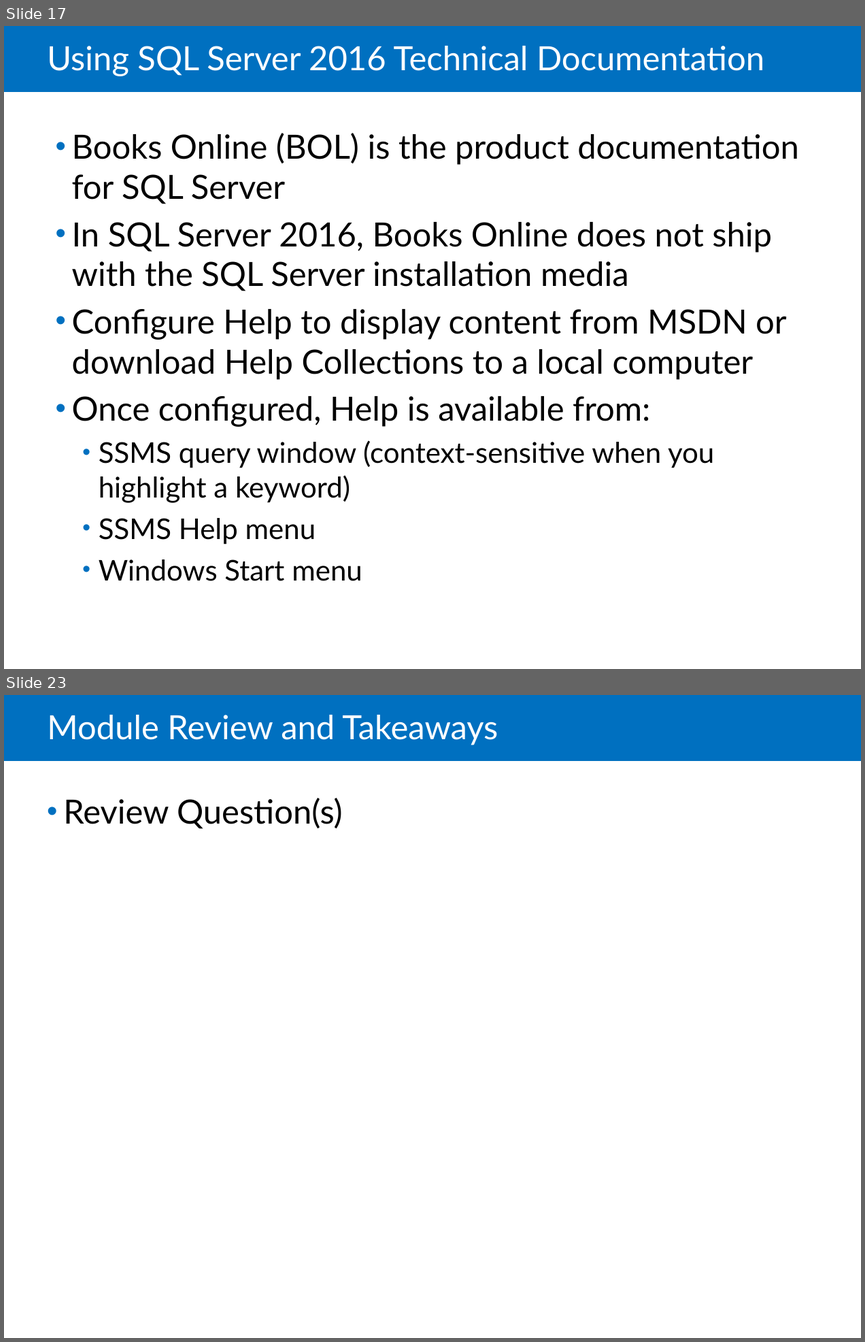
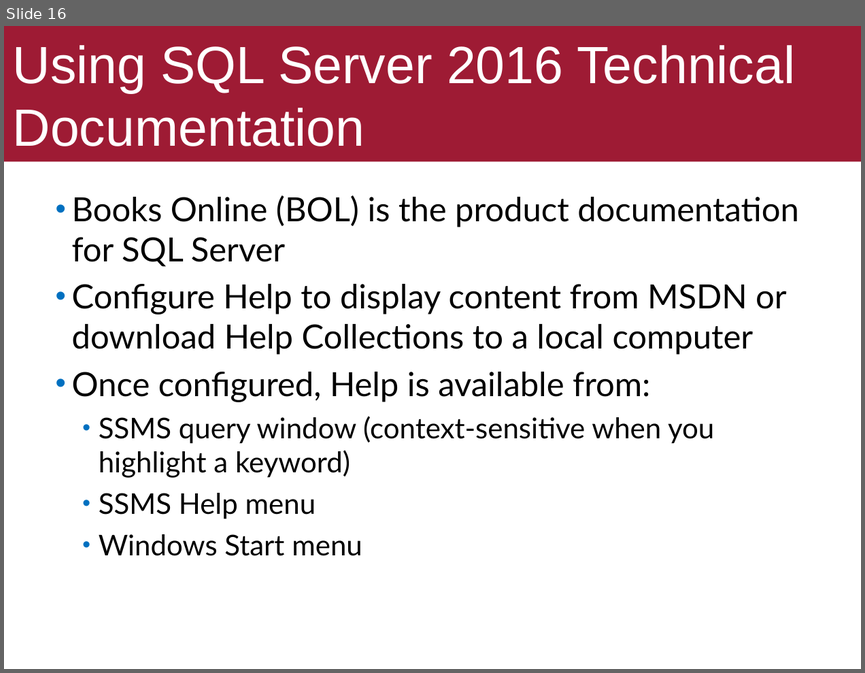
Before and after one commit to ekof-dss/teaching-samples-2021-22, a slide deck: presentations/05-03-ms-sql-server.ppt. Shown one above the other, each under a label of ours: slides 17 and 23 before the commit, slide 16 after it; the slides between them are not shown. The pictures are 865x1342 and 865x673 pixels, drawn with LibreOffice and Linux fonts; fonts in the diff are those of the drawing. Boxes give left, top, right and bottom in pixels: in the first picture for what was removed or moved away, otherwise in the second. Text is boxed around its words. In the diff, an @@ line names an element or a change of style, - is before the commit and + after.

```diff
--- a/presentations/05-03-ms-sql-server.ppt
+++ b/presentations/05-03-ms-sql-server.ppt
@@ slide 23 removed at [4, 695, 861, 1338], background #FFFFFF; not listed: 1 template element that a slide beside it also shows @@
@@ title removed at [47, 715, 498, 745] @@
-Module Review and Takeaways
@@ text removed at [63, 798, 343, 829] @@
-• Review Question(s)
@@ what was slide 17 is now slide 16 @@
@@ slide 16 changed as well @@
@@ title "Using SQL Server 2016 Technical ...": place and size @@
-title "Using SQL Server 2016 Technical ..." at [47, 46, 764, 76]
+title "Using SQL Server 2016 Technical ..." at [4, 26, 861, 161]
@@ title "Using SQL Server 2016 Technical ..." at [4, 26, 861, 161]: size 28 to 44 pt, font Lato to Arial; line spacing 0.85 to 1; fill none to #9E1B34 @@
@@ rectangle removed at [4, 26, 861, 92] @@
@@ text "Books Online (BOL) is the ...": place and size @@
-text "Books Online (BOL) is the ..." at [72, 133, 799, 581]
+text "Books Online (BOL) is the ..." at [72, 195, 799, 556]
@@ text at [72, 222, 772, 291]: paragraph removed @@
-• In SQL Server 2016, Books Online does not ship with the SQL Server installation media
```
Also in this commit, not shown: 14 other slides changed, 2 slides added, 7 other slides removed, 23 other files.
